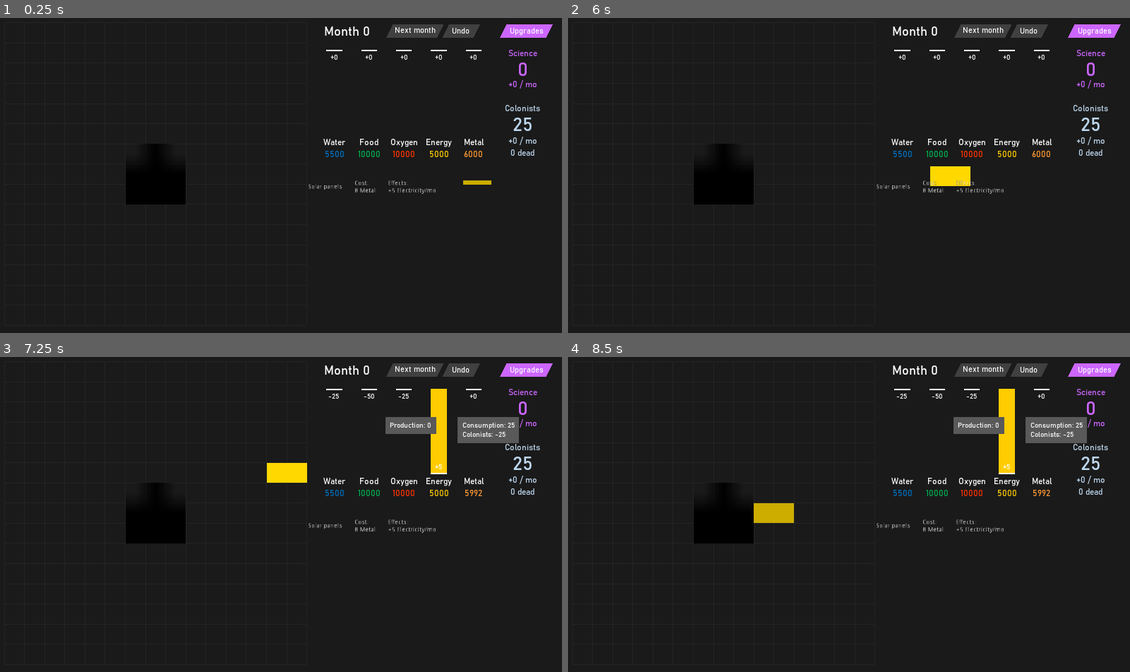
Above: before the commit, frames 1-4 (two rows, left to right).
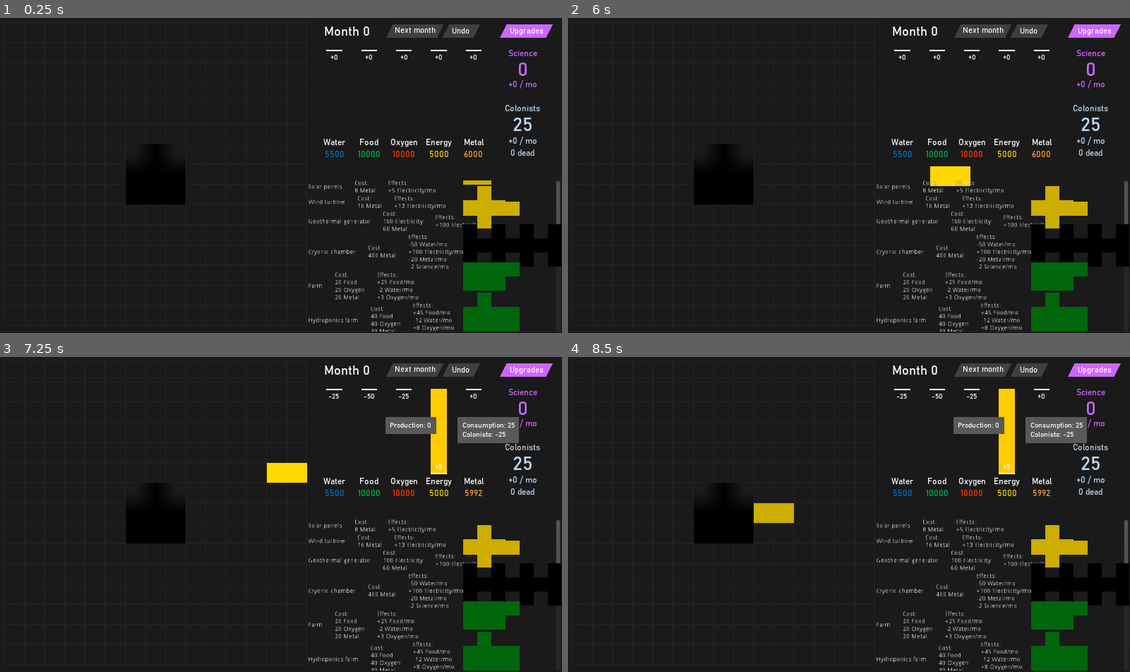
Above: after the commit, the same moments.

Repository: sirknightj/CEV-1
Game: Godot game, scene res://scenes/MainGameScene.tscn
Two runs of this game, one before a commit and one after it. Both use one fixed random seed, a clock stepped at 60 frames per second and the inputs below.
Inputs (mouse positions are in pixels of both pictures, inside the frame that each line leads up to):
- Up to frame 1 (0.25 s): no input
- Up to frame 2 (6 s): tap Enter at 0.5, 2, 3.5 s; drag from (725, 153) to (1040, 178) at 0.52 s; tap Space at 1.25, 2.75, 4.25 s; drag from (702, 175) to (1040, 178) at 1.27 s; move the mouse to (725, 175) at 2.02 s; press the mouse at (725, 175) at 2.03 s; release the mouse at (725, 175) at 2.75 s; drag from (742, 175) to (1051, 178) at 2.77 s; drag from (702, 194) to (877, 175) at 3.52 s; drag from (725, 194) to (764, 93) at 4.27 s; move the mouse to (742, 194) at 5.02 s; press the mouse at (742, 194) at 5.03 s; release the mouse at (742, 194) at 5.75 s; drag from (1040, 178) to (742, 175) at 5.77 s
- Up to frame 3 (7.25 s): drag from (213, 514) to (337, 442) at 6.52 s
- Up to frame 4 (8.5 s): drag from (865, 473) to (702, 533) at 7.27 s; move the mouse to (905, 442) at 8.02 s; press the mouse at (905, 442) at 8.03 s

The runs differ from the first frame. In frame 1, 5.4% of the frame differs, in the area x 54-100%, y 51-100%; in frame 2, 5.4%; in frame 3, 5.4%; in frame 4, 5.4%.

Commit message:
It kinda works

Diff:
--- a/source/scripts/Sidebar.gd
+++ b/source/scripts/Sidebar.gd
@@ -68,11 +68,13 @@
 			_building.set_next_pos(_building.snapped(Vector2(1050, 360)))
 			var original_pos = _building.snapped(Vector2(1050, 360))
 			var original_rot = _building.rotation
+			_building.set_physics_process(false)
 			_building.connect("building_grabbed", self, "_on_Building_building_grabbed", [_building])
 			_building.connect("building_released", self, "_on_Building_building_released", [_building, original_pos, original_rot, entry])
-			break
+
 
 func _on_Building_building_grabbed(building : Building):
+	building.set_physics_process(true)
 	building.get_parent().remove_child(building)
 	get_tree().current_scene.add_child(building)
 	building.force_update()
@@ -82,6 +84,7 @@
 		building.disconnect("building_grabbed", self, "_on_Building_building_grabbed")
 		building.disconnect("building_released", self, "_on_Building_building_released")
 	else:
+		building.set_physics_process(false)
 		building.get_parent().remove_child(building)
 		hbox.add_child(building)
 		building.force_set(original_pos, original_rot)
